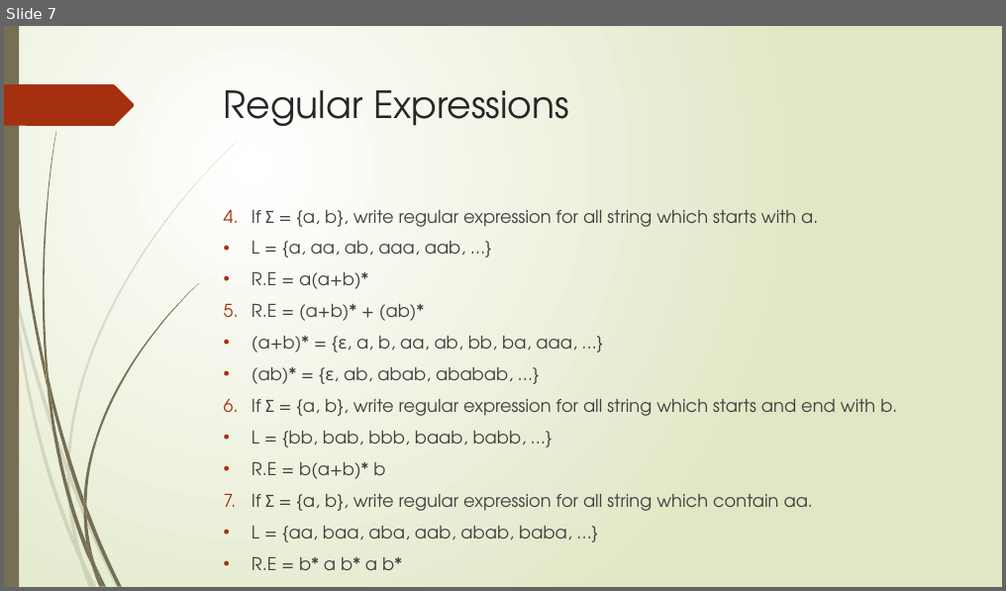
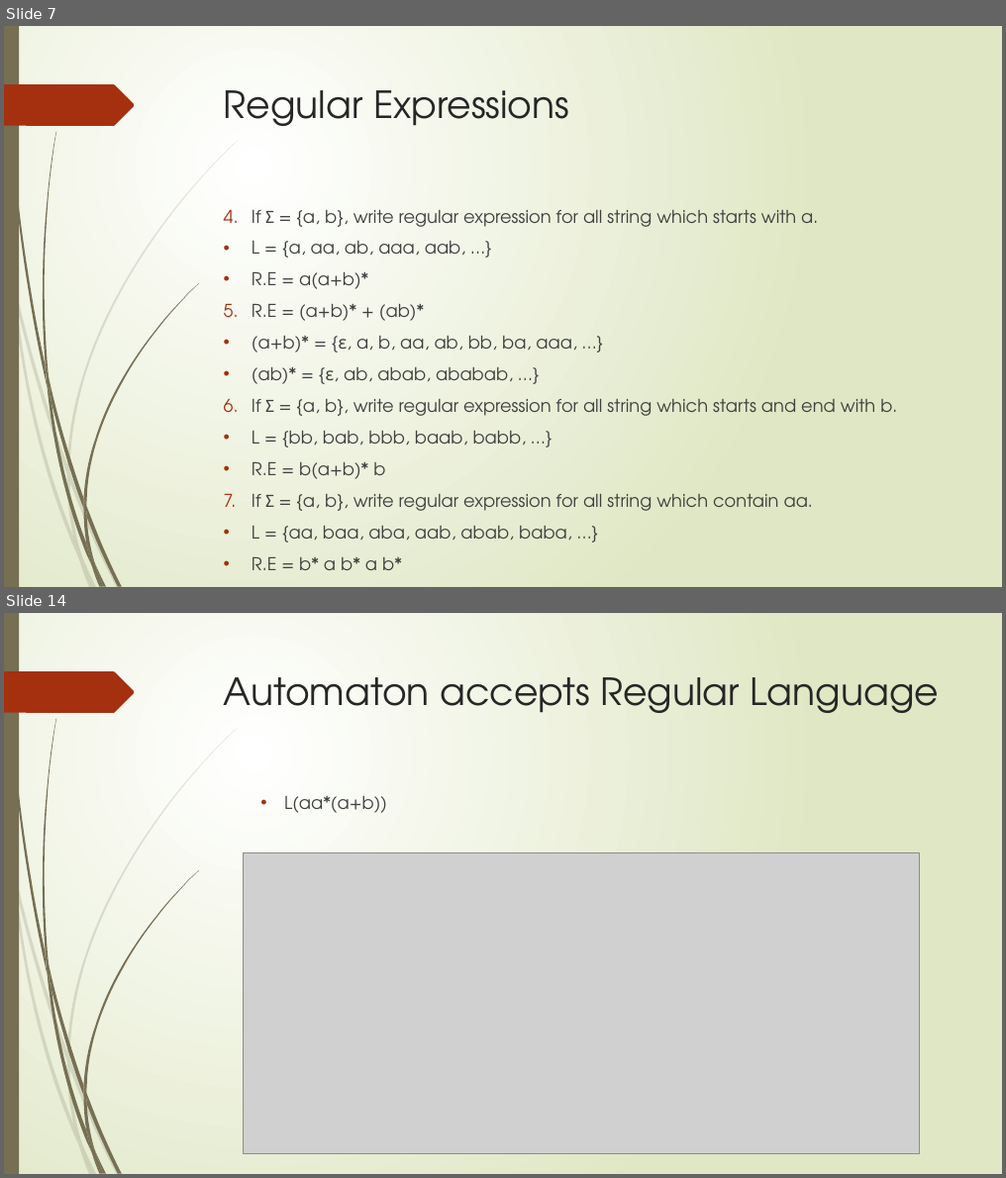
Before and after one commit to Federal-Urdu-University/Theory-of-Automata, a slide deck: Chap-2.pptx. Shown one above the other, each under a label of ours: slide 7 before the commit, slides 7 and 14 after it; the slides between them are not shown. The pictures are 1006x591 and 1006x1178 pixels, drawn with LibreOffice and Linux fonts; fonts in the diff are those of the drawing; grey boxes stand for pictures. Boxes give left, top, right and bottom in pixels: in the first picture for what was removed or moved away, otherwise in the second. Text is boxed around its words. In the diff, an @@ line names an element or a change of style, - is before the commit and + after.

```diff
--- a/Chap-2.pptx
+++ b/Chap-2.pptx
@@ slide 14 added at (4, 613, 1002, 1174), background gradient #FFFFFF to #DFE8C4; not listed: 24 template elements that a slide beside it also shows @@
@@ title added at (224, 677, 939, 713), 36 pt, text #262626 @@
+Automaton accepts Regular Language
@@ text added at (284, 796, 387, 813), 17 pt, text #404040 @@
+  • L(aa*(a+b))
@@ picture added at (243, 854, 919, 1155) @@
```
Also in this commit, not shown: 1 slide changed, 21 other slides added, 1 slide removed, 1 other file.
